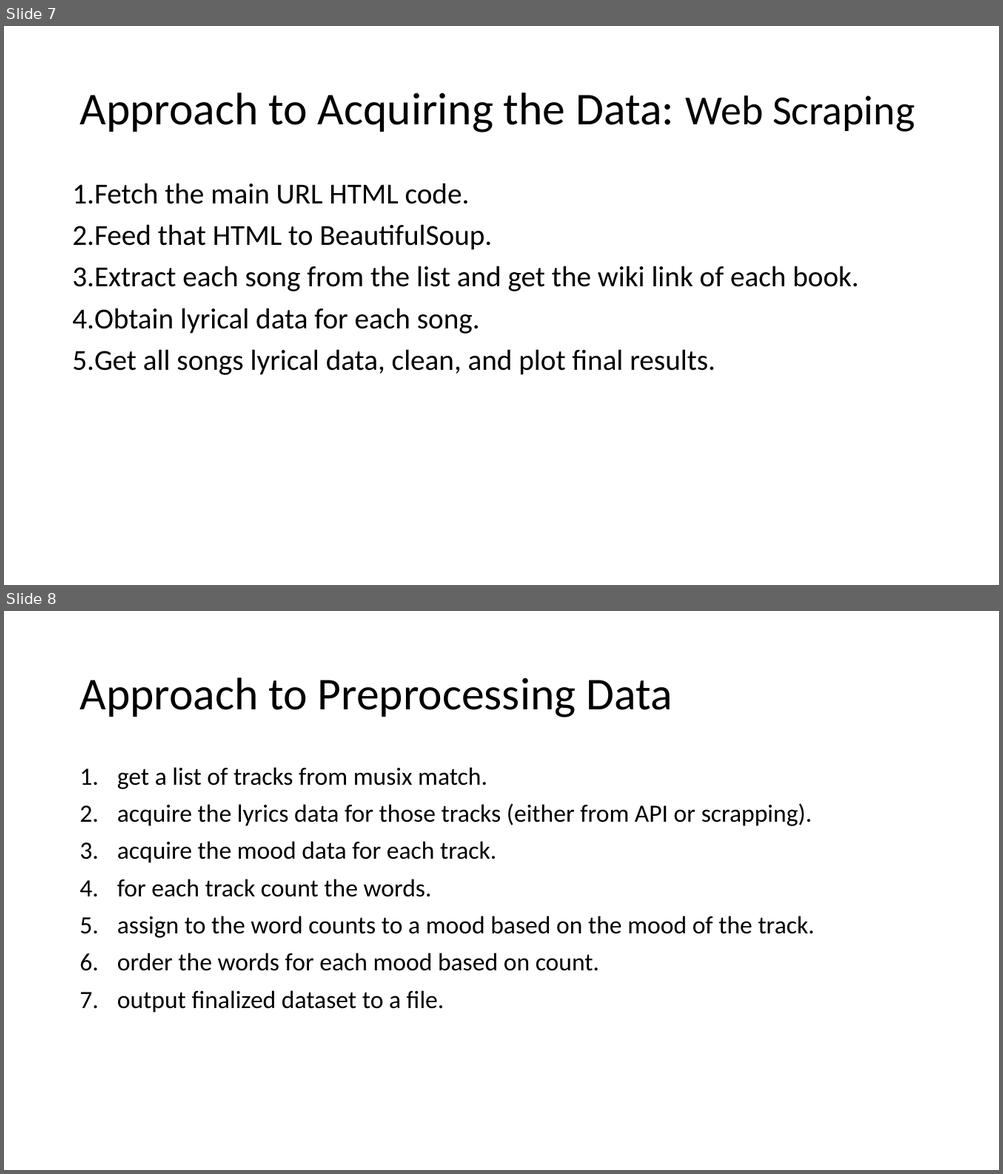
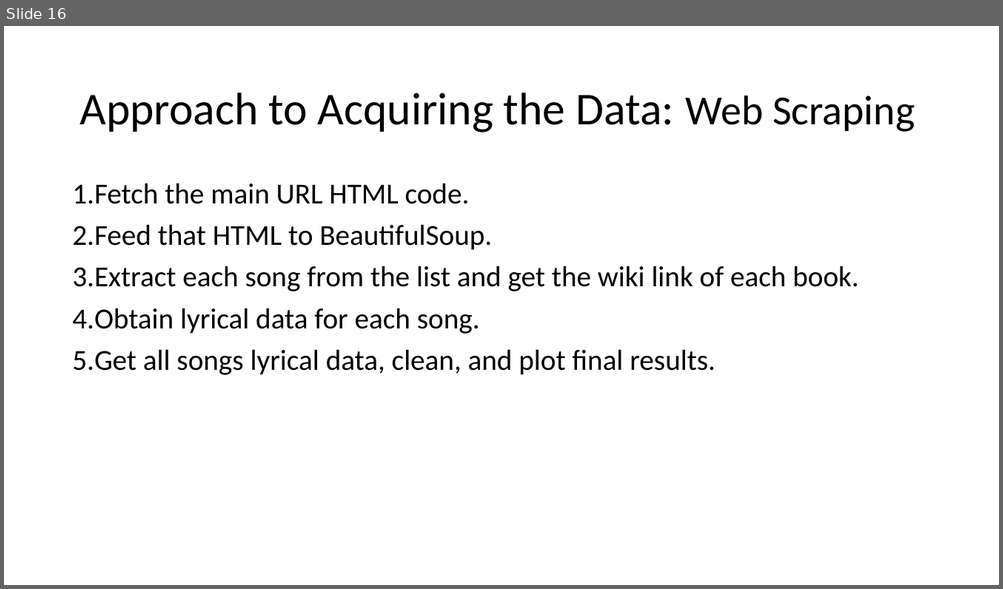
Before and after one commit to TrevorPawlewicz/DSCI-511-Course-Project, a slide deck: Presentation PowerPoint/Project-Presentation-Template.pptx. Shown one above the other, each under a label of ours: slides 7 and 8 before the commit, slide 16 after it. The pictures are 1003x1174 and 1003x589 pixels, drawn with LibreOffice and Linux fonts; fonts in the diff are those of the drawing. Boxes give left, top, right and bottom in pixels: in the first picture for what was removed or moved away, otherwise in the second. Text is boxed around its words. In the diff, an @@ line names an element or a change of style, - is before the commit and + after.

```diff
--- a/Presentation PowerPoint/Project-Presentation-Template.pptx
+++ b/Presentation PowerPoint/Project-Presentation-Template.pptx
@@ slide 8 removed at (x1=4, y1=611, x2=999, y2=1170), background #FFFFFF @@
@@ title removed at (x1=79, y1=678, x2=671, y2=718) @@
-Approach to Preprocessing Data
@@ text removed at (x1=117, y1=767, x2=814, y2=1013) @@
-1. get a list of tracks from musix match.
-2. acquire the lyrics data for those tracks (either from API or scrapping).
-3. acquire the mood data for each track.
-4. for each track count the words.
-5. assign to the word counts to a mood based on the mood of the track.
-6. order the words for each mood based on count.
-7. output finalized dataset to a file.
@@ what was slide 7 is now slide 16 @@
```
Also in this commit, not shown: 7 slides changed, 6 slides added, 1 other slide removed.
